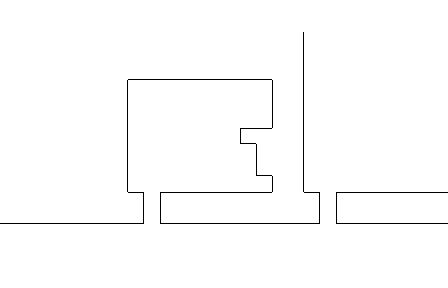
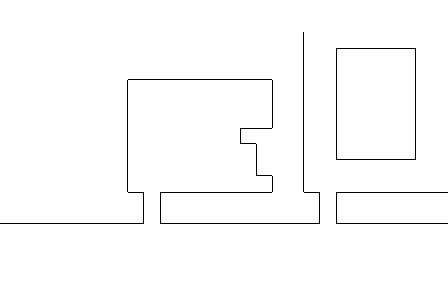
Comparing the layer stacks of the two 448 x 288 images. Changes:
painted on "Layer 2" over (x1=336, y1=48, x2=416, y2=160)
